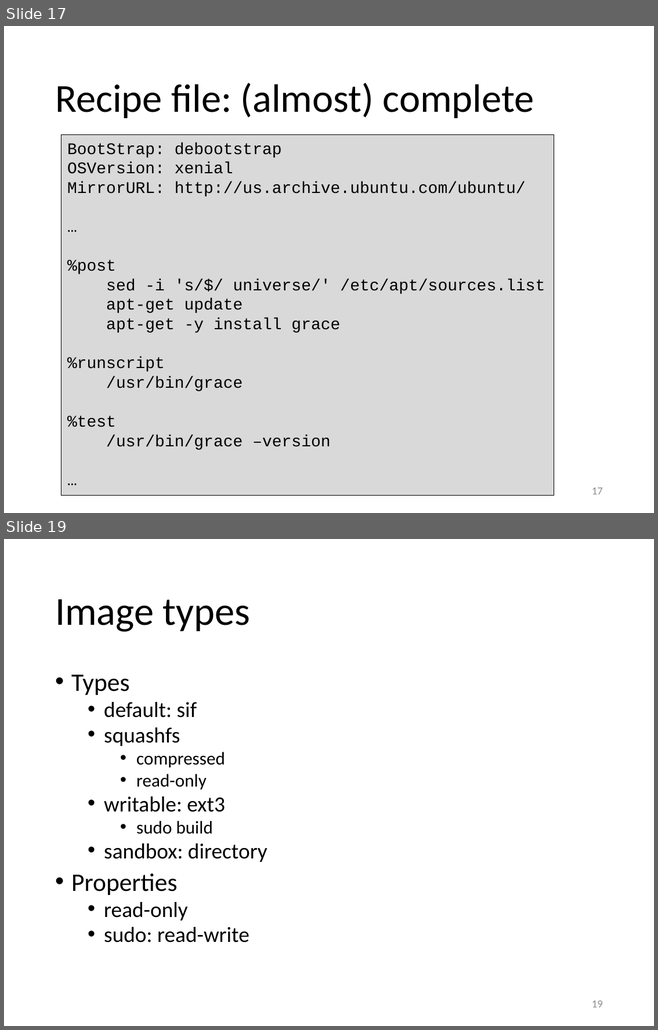
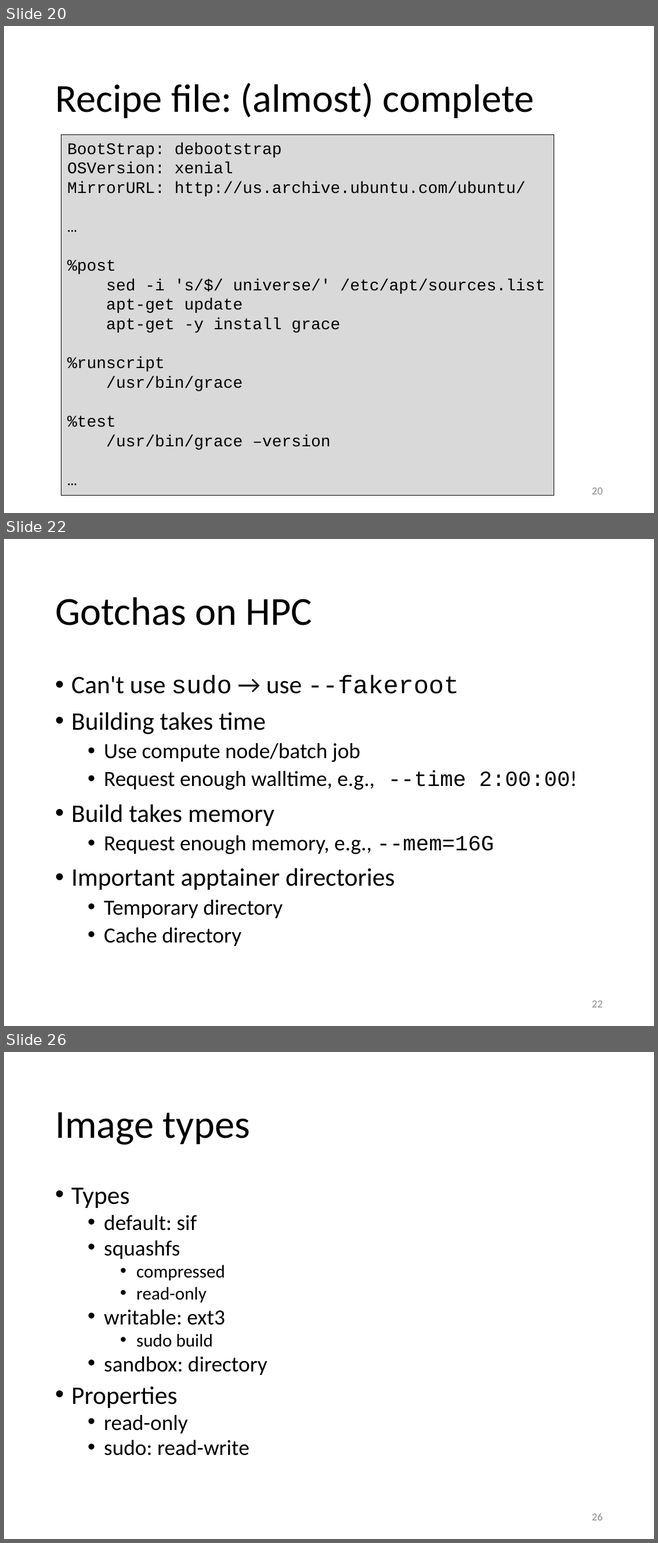
Before and after one commit to gjbex/Containers-for-HPC, a slide deck: containers_for_hpc.pptx. Shown one above the other, each under a label of ours: slides 17 and 19 before the commit, slides 20, 22 and 26 after it; the slides between them are not shown. The pictures are 658x1030 and 658x1543 pixels, drawn with LibreOffice and Linux fonts; fonts in the diff are those of the drawing. Boxes give left, top, right and bottom in pixels: in the first picture for what was removed or moved away, otherwise in the second. Text is boxed around its words. In the diff, an @@ line names an element or a change of style, - is before the commit and + after.

Commit message:
Add slides about building on compute nodes

```diff
--- a/containers_for_hpc.pptx
+++ b/containers_for_hpc.pptx
@@ slide 22 added at <box>4,539,654,1026</box>, background #FFFFFF @@
@@ title added at <box>55,597,312,625</box>, 44 pt, text #000000 @@
+Gotchas on HPC
@@ text added at <box>71,675,577,946</box>, 24 pt, text #000000 @@
+• Can't use sudo → use --fakeroot
+• Building takes time
+  • Use compute node/batch job
+  • Request enough walltime, e.g., --time 2:00:00!
+• Build takes memory
+  • Request enough memory, e.g., --mem=16G
+• Important apptainer directories
+  • Temporary directory
+  • Cache directory
@@ page number added at <box>592,1001,603,1008</box>, 12 pt, text #8C8C8C @@
+22
@@ what was slide 17 is now slide 20 @@
@@ page number at <box>592,488,603,495</box>: text changed @@
-17
+20
@@ what was slide 19 is now slide 26 @@
@@ page number at <box>592,1513,603,1521</box>: text changed @@
-19
+26
```
Also in this commit, not shown: 2 slides changed, 6 other slides added.
